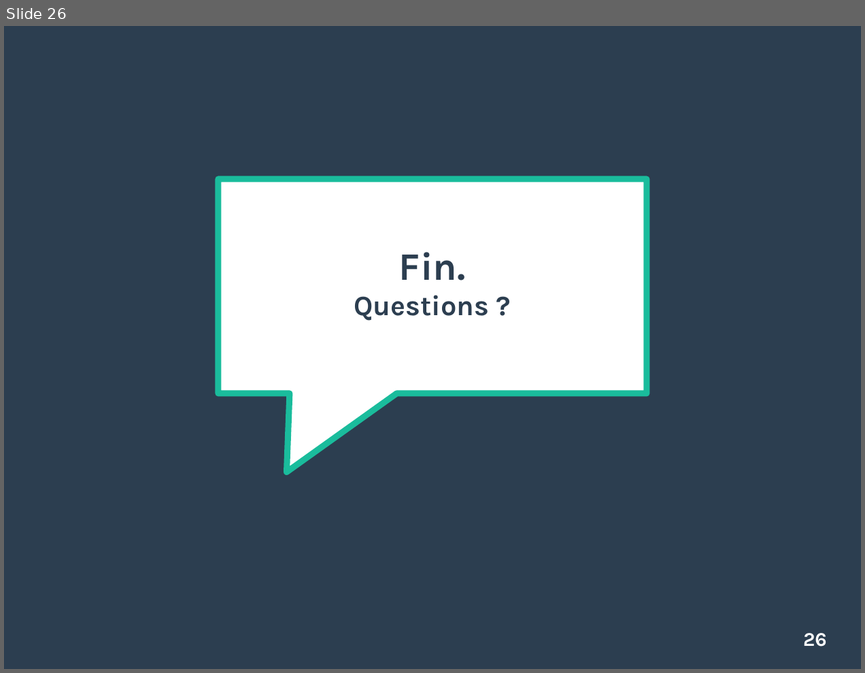
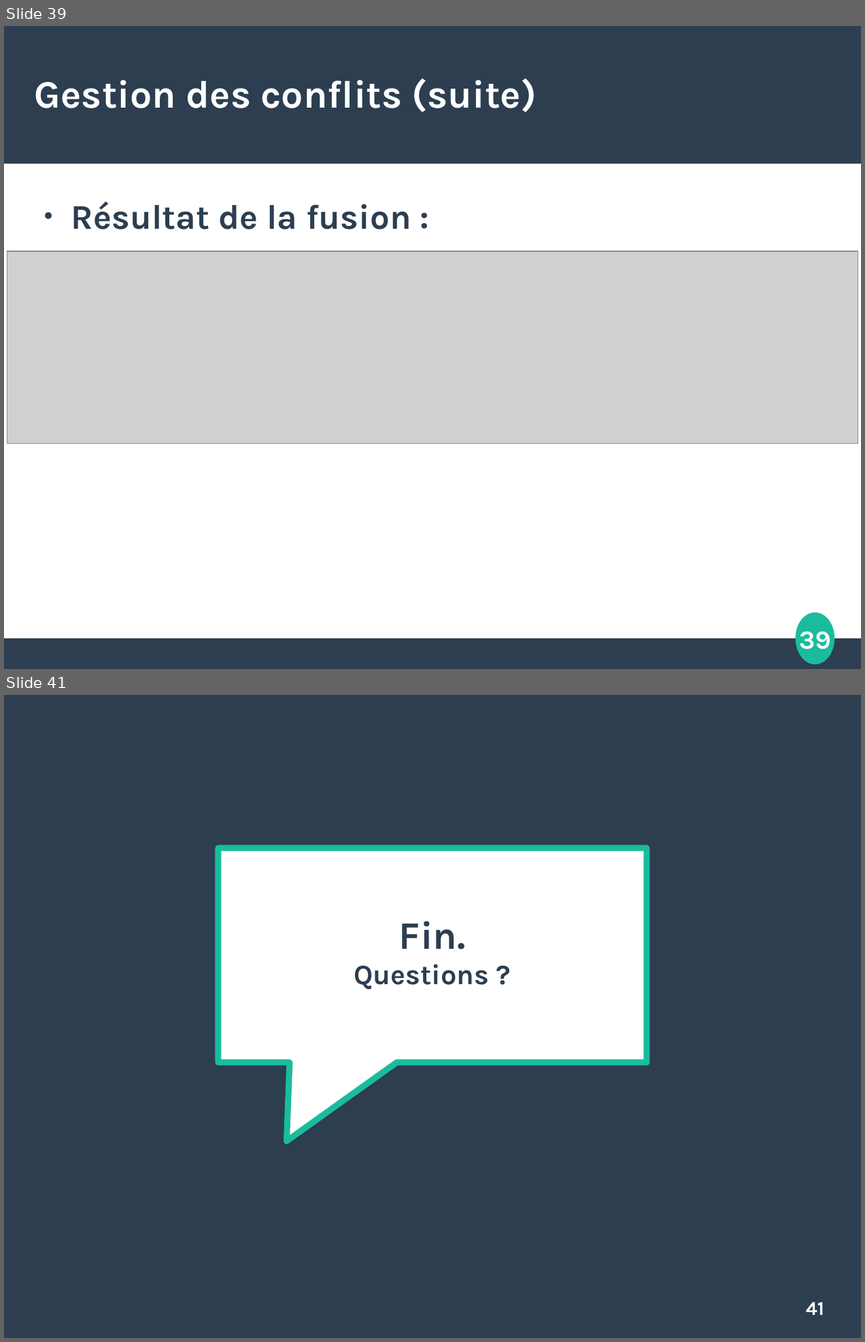
Before and after one commit to etdube/formation_git, a slide deck: Présentation git.odp. Shown one above the other, each under a label of ours: slide 26 before the commit, slides 39 and 41 after it; the slides between them are not shown. The pictures are 865x673 and 865x1342 pixels, drawn with LibreOffice and Linux fonts; fonts in the diff are those of the drawing; grey boxes stand for pictures. Boxes give left, top, right and bottom in pixels: in the first picture for what was removed or moved away, otherwise in the second. Text is boxed around its words. In the diff, an @@ line names an element or a change of style, - is before the commit and + after.

Commit message:
Ajout section gestion conflits

```diff
--- a/Présentation git.odp
+++ b/Présentation git.odp
@@ slide 39 added at (4, 26, 861, 669), background #FFFFFF @@
@@ rectangle added at (4, 26, 861, 163), fill #2C3E50 @@
@@ title added at (35, 78, 536, 112), 36 pt, text #FFFFFF, bold @@
+Gestion des conflits (suite)
@@ text added at (71, 201, 411, 229), 32 pt, text #2C3E50, bold @@
+● Résultat de la fusion :
@@ picture added at (7, 252, 859, 444) @@
@@ ellipse added at (796, 613, 834, 665), fill #1ABC9C, outline #1ABC9C 0.85 pt @@
@@ page number added at (799, 631, 831, 655), 24 pt, text #FFFFFF, bold @@
+39
@@ rectangle added at (4, 638, 861, 668), fill #2C3E50 @@
@@ what was slide 26 is now slide 41 @@
@@ page number at (806, 1302, 824, 1314): text changed @@
-26
+41
```
Also in this commit, not shown: 2 slides changed, 15 other slides added, 1 slide removed, 5 other files.
